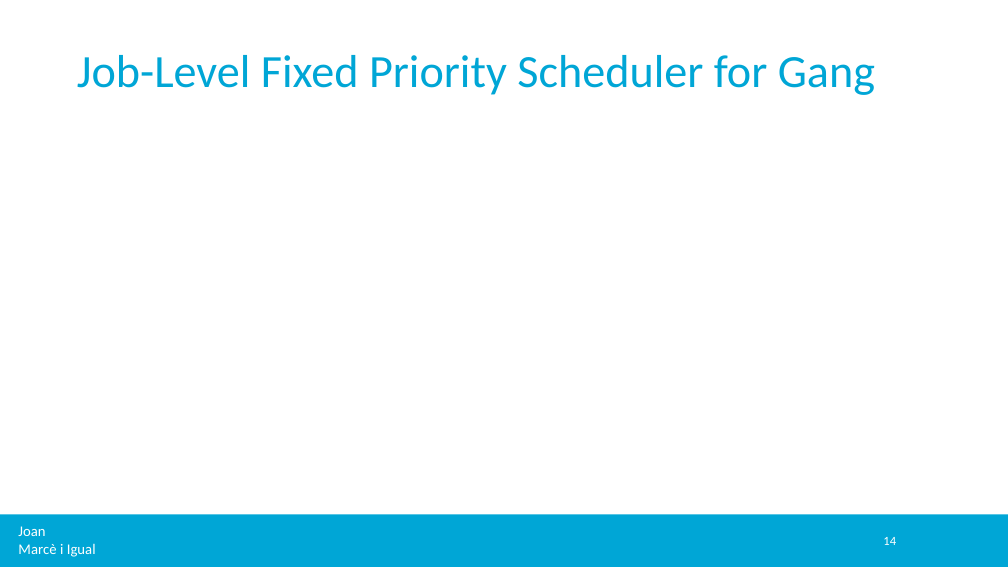
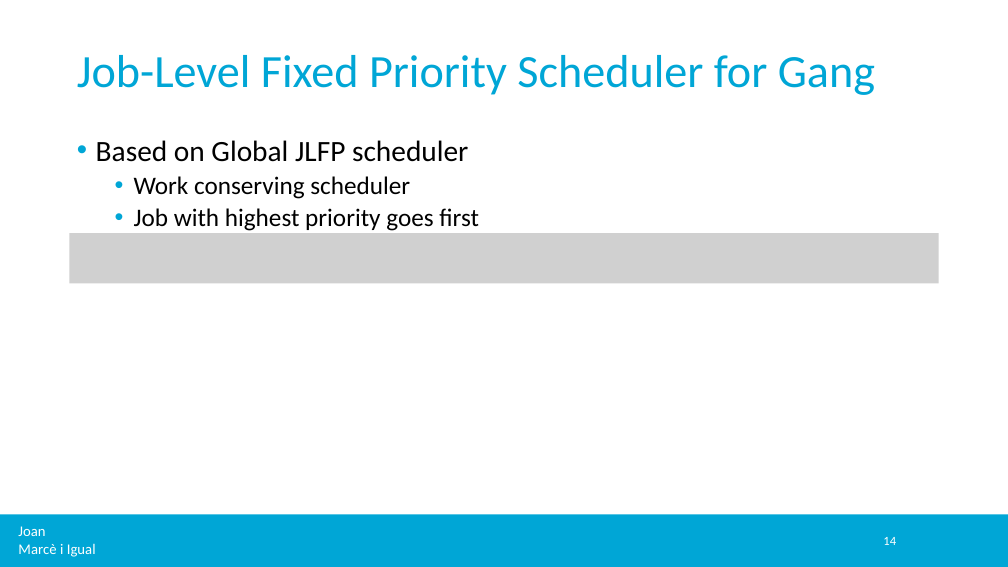
Before and after one commit to jmigual/APATeoria, a slide deck: slide 14 of Notes/TFM_presentations/2020_02_24_v2/2020_02_24_v2.pptx. Drawn at 1008x567 pixels with LibreOffice and Linux fonts; fonts in the diff are those of the drawing; grey boxes stand for pictures; background and template pictures are left out. Boxes give left, top, right and bottom in pixels: in the first picture for what was removed or moved away, otherwise in the second. Text is boxed around its words. In the diff, an @@ line names an element or a change of style, - is before the commit and + after.

Commit message:
Added new fixed slides

```diff
--- a/Notes/TFM_presentations/2020_02_24_v2/2020_02_24_v2.pptx
+++ b/Notes/TFM_presentations/2020_02_24_v2/2020_02_24_v2.pptx
@@ text added at [96,140,479,231], 24 pt, text #000000 @@
+• Based on Global JLFP scheduler
+  • Work conserving scheduler
+  • Job with highest priority goes first
@@ picture added at [70,233,939,284] @@
```
Also in this commit, not shown: 2 other files.
